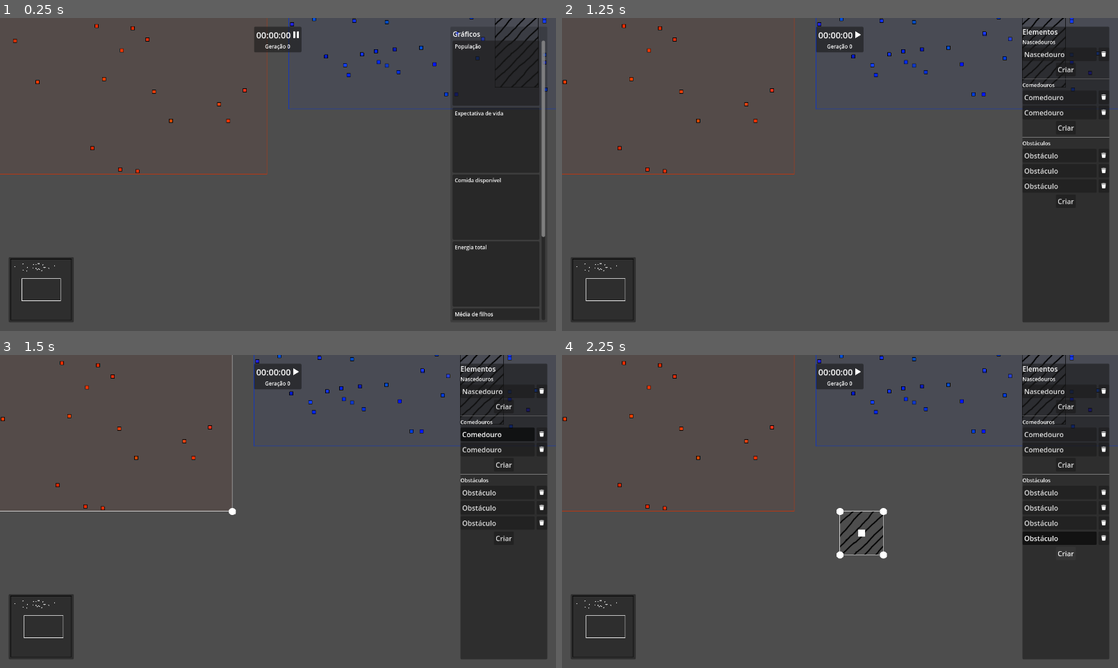
Above: before the commit, frames 1-4 (two rows, left to right).
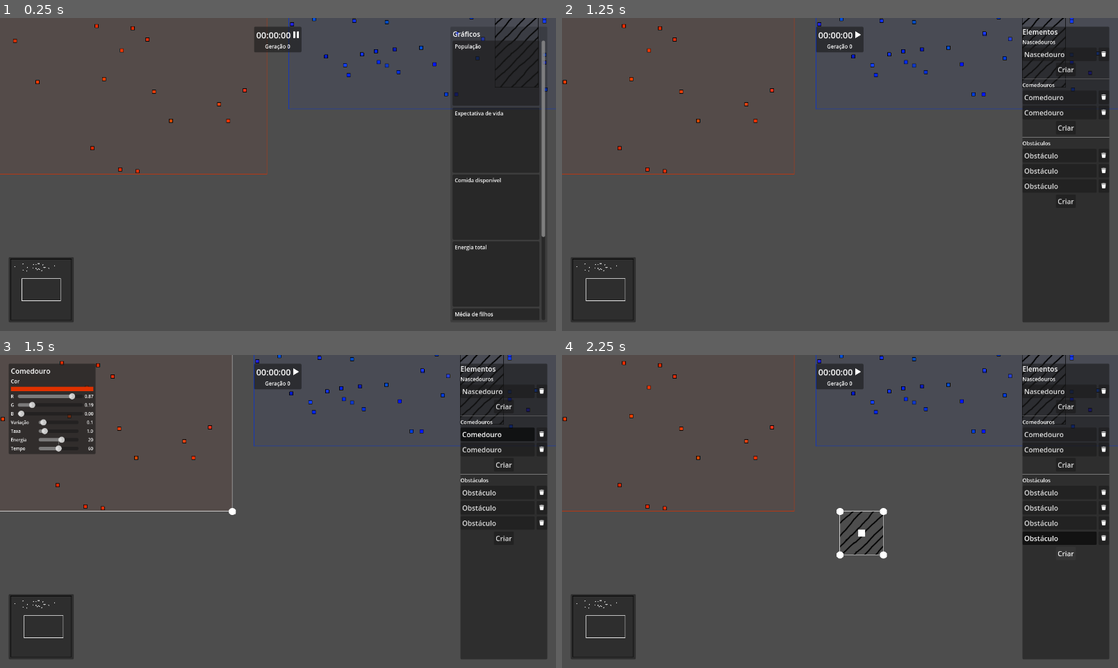
Above: after the commit, the same moments.

Repository: rodrigo-borges/attract-repel
Game: Godot game, scene res://world/world.tscn
Two runs of this game, one before a commit and one after it. Both use one fixed random seed, a clock stepped at 60 frames per second and the inputs below. The project has no main scene, so this scene is started directly.
Inputs (mouse positions are in pixels of both pictures, inside the frame that each line leads up to):
- Up to frame 1 (0.25 s): no input
- Up to frame 2 (1.25 s): tap Enter at 0.5 s; move the mouse to (962, 158) at 0.52 s; press the mouse at (962, 158) at 0.53 s; hold D (right) from 0.53 s (still down); tap Tab (toggle_game_mode) at 0.8 s
- Up to frame 3 (1.5 s): release D (right) at 1.25 s; release the mouse at (400, 495) at 1.25 s; click "Comedouro" at 1.25 s
- Up to frame 4 (2.25 s): click "Criar" at 2 s

Frames 1-2 are identical in both runs. In frame 3, 4.3% of the frame differs, in the area x 1-18%, y 2-32%; in frame 4, nothing differs.

Commit message:
Cria um cartão editável com informações do comedouro

Diff:
--- a/creature_card/color_ui.gd
+++ b/creature_card/color_ui.gd
@@ -1,6 +1,8 @@
 @tool
 extends Control
 class_name ColorUI
+
+signal value_changed()
 
 @export var color:Color = Color.WHITE:
 	set(value): color = value; update_color()
@@ -10,6 +12,8 @@
 	set(value): title_width = value; update()
 @export var value_width:float = 12.:
 	set(value): value_width = value; update()
+@export var editable:bool = false:
+	set(value): editable = value; update()
 @onready var title_label:Label = find_child("Title")
 @onready var rect:ColorRect = find_child("ColorRect")
 @onready var r:ValueUI = find_child("ColorR")
@@ -18,7 +22,11 @@
 
 
 func _ready() -> void:
+	r.value_changed.connect(_on_value_changed)
+	g.value_changed.connect(_on_value_changed)
+	b.value_changed.connect(_on_value_changed)
 	update_color()
+	update()
 
 func update_color() -> void:
 	if r != null and g != null and b != null:
@@ -39,3 +47,8 @@
 func update_ui(ui:ValueUI) -> void:
 	ui.title_min_width = title_width
 	ui.value_min_width = value_width
+	ui.editable = editable
+
+func _on_value_changed() -> void:
+	color = Color(r.value, g.value, b.value)
+	value_changed.emit()
--- a/creature_card/creature_card.tscn
+++ b/creature_card/creature_card.tscn
@@ -78,6 +78,7 @@
 
 [node name="Color" parent="MarginContainer/VBoxContainer/Genetics" instance=ExtResource("1_yku8q")]
 layout_mode = 2
+editable = null
 
 [node name="SizeRadius" parent="MarginContainer/VBoxContainer/Genetics" instance=ExtResource("4_khe27")]
 layout_mode = 2
--- a/creature_card/value_ui.gd
+++ b/creature_card/value_ui.gd
@@ -1,6 +1,8 @@
 @tool
 extends Control
 class_name ValueUI
+
+signal value_changed()
 
 @export var title:String = "X":
 	set(value): title = value; update()
@@ -30,6 +32,7 @@
 
 
 func _ready() -> void:
+	slider.drag_ended.connect(_on_drag_ended)
 	update()
 
 func update_value() -> void:
@@ -53,3 +56,8 @@
 		value_label.set_custom_minimum_size(Vector2(value_min_width, 0.))
 		value_label.set_h_size_flags(
 			SizeFlags.SIZE_SHRINK_END + SizeFlags.SIZE_EXPAND*int(!show_slider))
+
+func _on_drag_ended(_value_changed:bool) -> void:
+	if _value_changed:
+		value = slider.value
+		value_changed.emit()
--- a/creature_card/value_ui.tscn
+++ b/creature_card/value_ui.tscn
@@ -17,6 +17,7 @@
 [node name="Slider" type="HSlider" parent="."]
 layout_mode = 2
 size_flags_horizontal = 3
+focus_mode = 0
 min_value = -1.0
 max_value = 1.0
 step = 0.0
--- a/food_spawner/food_spawner.gd
+++ b/food_spawner/food_spawner.gd
@@ -20,6 +20,7 @@
 
 func update() -> void:
 	if data != null:
+		spawn_timer.set_wait_time(1./data.spawn_rate)
 		queue_redraw()
 
 func spawn() -> void:
--- /dev/null
+++ b/food_spawner/food_spawner_card.gd
@@ -0,0 +1,45 @@
+@tool
+extends Control
+class_name FoodSpawnerCard
+
+signal value_changed()
+
+@export var data:FoodSpawnerData
+
+@onready var color:ColorUI = find_child("Color")
+@onready var color_std:ValueUI = find_child("ColorSTD")
+@onready var spawn_rate:ValueUI = find_child("SpawnRate")
+@onready var energy_provided:ValueUI = find_child("EnergyProvided")
+@onready var decay_time:ValueUI = find_child("DecayTime")
+
+
+func _ready() -> void:
+    color.value_changed.connect(_on_value_changed)
+    color_std.value_changed.connect(_on_value_changed)
+    spawn_rate.value_changed.connect(_on_value_changed)
+    energy_provided.value_changed.connect(_on_value_changed)
+    decay_time.value_changed.connect(_on_value_changed)
+
+func set_data(new:FoodSpawnerData) -> void:
+    data = new
+    update()
+
+func update() -> void:
+    if data != null:
+        color.color = data.color
+        color_std.value = data.color_std
+        spawn_rate.value = data.spawn_rate
+        energy_provided.value = data.energy_provided
+        decay_time.value = data.decay_time
+
+func update_data() -> void:
+    if data != null:
+        data.color = color.color
+        data.color_std = color_std.value
+        data.spawn_rate = spawn_rate.value
+        data.energy_provided = energy_provided.value
+        data.decay_time = decay_time.value
+
+func _on_value_changed() -> void:
+    update_data()
+    value_changed.emit()
--- /dev/null
+++ b/food_spawner/food_spawner_card.tscn
@@ -0,0 +1,70 @@
+[gd_scene load_steps=4 format=3 uid="uid://cvf7yf84caxyx"]
+
+[ext_resource type="Script" uid="uid://f8oyhlreu6t3" path="res://food_spawner/food_spawner_card.gd" id="1_6e0sx"]
+[ext_resource type="PackedScene" uid="uid://bdhcqi3n33rlo" path="res://creature_card/color_ui.tscn" id="2_vajrq"]
+[ext_resource type="PackedScene" uid="uid://d2gua8cqell5g" path="res://creature_card/value_ui.tscn" id="3_ukx76"]
+
+[node name="FoodSpawnerCard" type="PanelContainer"]
+custom_minimum_size = Vector2(200, 0)
+offset_right = 40.0
+offset_bottom = 40.0
+script = ExtResource("1_6e0sx")
+
+[node name="MarginContainer" type="MarginContainer" parent="."]
+layout_mode = 2
+theme_override_constants/margin_left = 5
+theme_override_constants/margin_top = 5
+theme_override_constants/margin_right = 5
+theme_override_constants/margin_bottom = 5
+
+[node name="VBoxContainer" type="VBoxContainer" parent="MarginContainer"]
+layout_mode = 2
+
+[node name="Label" type="Label" parent="MarginContainer/VBoxContainer"]
+layout_mode = 2
+text = "Comedouro"
+
+[node name="Color" parent="MarginContainer/VBoxContainer" instance=ExtResource("2_vajrq")]
+layout_mode = 2
+title = "Cor"
+editable = true
+
+[node name="ColorSTD" parent="MarginContainer/VBoxContainer" instance=ExtResource("3_ukx76")]
+layout_mode = 2
+title = "Variação"
+format_string = "%.1f"
+min_value = 0.0
+editable = true
+title_min_width = 60.0
+value_min_width = 30.0
+
+[node name="SpawnRate" parent="MarginContainer/VBoxContainer" instance=ExtResource("3_ukx76")]
+layout_mode = 2
+title = "Taxa"
+format_string = "%.1f"
+min_value = 0.1
+max_value = 10.0
+editable = true
+title_min_width = 60.0
+value_min_width = 30.0
+
+[node name="EnergyProvided" parent="MarginContainer/VBoxContainer" instance=ExtResource("3_ukx76")]
+layout_mode = 2
+title = "Energia"
+format_string = "%.0f"
+min_value = -100.0
+max_value = 100.0
+editable = true
+central_tick = true
+title_min_width = 60.0
+value_min_width = 30.0
+
+[node name="DecayTime" parent="MarginContainer/VBoxContainer" instance=ExtResource("3_ukx76")]
+layout_mode = 2
+title = "Tempo"
+format_string = "%.0f"
+min_value = 0.0
+max_value = 120.0
+editable = true
+title_min_width = 60.0
+value_min_width = 30.0
--- a/world/world.gd
+++ b/world/world.gd
@@ -21,6 +21,7 @@
 @onready var create_c_spawner_bt:Button = find_child("CreateCSpawnerBt")
 @onready var create_f_spawner_bt:Button = find_child("CreateFSpawnerBt")
 @onready var create_obstacle_bt:Button = find_child("CreateObstacleBt")
+@onready var food_spawner_card:FoodSpawnerCard = find_child("FoodSpawnerCard")
 var selected_world_element:Node2D
 var world_element_selector:WorldElementSelector
 var editable_rect:EditableRect
@@ -108,6 +109,7 @@
 	camera.set_position(data.area.position + data.area.size/2.)
 	camera.zoom_changed.connect(_on_world_camera_zoom_changed)
 
+	food_spawner_card.value_changed.connect(_on_food_spawner_card_updated)
 	create_obstacle_bt.pressed.connect(create_obstacle)
 
 	toggle_sim_mode()
@@ -353,6 +355,9 @@
 		selected_world_element = element
 		selector.select_button.set_pressed_no_signal(true)
 		world_element_selector = selector
+		if element is FoodSpawner:
+			food_spawner_card.set_data(element.data)
+			food_spawner_card.set_visible(true)
 
 func deselect_world_element() -> void:
 	if selected_world_element != null:
@@ -360,6 +365,7 @@
 			editable_rect.queue_free()
 			editable_rect = null
 		selected_world_element = null
+		food_spawner_card.set_visible(false)
 	if world_element_selector != null:
 		world_element_selector.select_button.set_pressed_no_signal(false)
 		world_element_selector = null
@@ -377,6 +383,10 @@
 	else:
 		if selected_world_element == world_element:
 			deselect_world_element()
+
+func _on_food_spawner_card_updated() -> void:
+	if selected_world_element is FoodSpawner:
+		selected_world_element.update()
 
 func delete_world_element(element:Node2D, selector:WorldElementSelector) -> void:
 	if element == selected_world_element:
@@ -417,5 +427,6 @@
 func toggle_sim_mode() -> void:
 	deselect_world_element()
 	world_elements_container.set_visible(false)
+	food_spawner_card.set_visible(false)
 	charts.set_visible(true)
 	game_mode = "sim"
--- a/world/world.tscn
+++ b/world/world.tscn
@@ -13,6 +13,7 @@
 [ext_resource type="Texture2D" uid="uid://33r1i1onh2nf" path="res://obstacle/obstacle_texture.png" id="5_ocfjn"]
 [ext_resource type="PackedScene" uid="uid://y4xw1cr1uk76" path="res://creature_card/creature_card.tscn" id="6_sit8l"]
 [ext_resource type="PackedScene" uid="uid://4ucbadkjd5g2" path="res://family_tree/family_tree.tscn" id="8_ugd32"]
+[ext_resource type="PackedScene" uid="uid://cvf7yf84caxyx" path="res://food_spawner/food_spawner_card.tscn" id="13_b2suy"]
 [ext_resource type="LabelSettings" uid="uid://bse0aa8ieynyj" path="res://world/hud/category_label_setting.tres" id="14_dqqhb"]
 
 [sub_resource type="Resource" id="Resource_ov2xu"]
@@ -202,6 +203,7 @@
 camera = NodePath("../../../WorldCamera")
 
 [node name="Cards" type="HBoxContainer" parent="HUD/MarginContainer"]
+visible = false
 layout_mode = 2
 size_flags_horizontal = 0
 size_flags_vertical = 0
@@ -214,6 +216,11 @@
 size_flags_vertical = 0
 show_life = false
 show_actions = false
+
+[node name="FoodSpawnerCard" parent="HUD/MarginContainer" instance=ExtResource("13_b2suy")]
+layout_mode = 2
+size_flags_horizontal = 0
+size_flags_vertical = 0
 
 [node name="TreeContainer" type="PanelContainer" parent="HUD/MarginContainer"]
 layout_mode = 2
Not shown, added: food_spawner/food_spawner_card.gd.uid
Not shown: 1 places in world/world.tscn that only renumber resources
Not shown, changed: README.md
